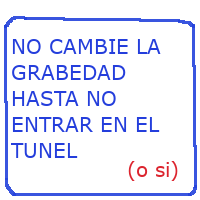
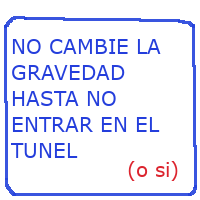
Layer changes from the first w=200, h=200 image to the second:
painted on "NO CAMBIE LA ..." over [54, 65, 126, 80]
